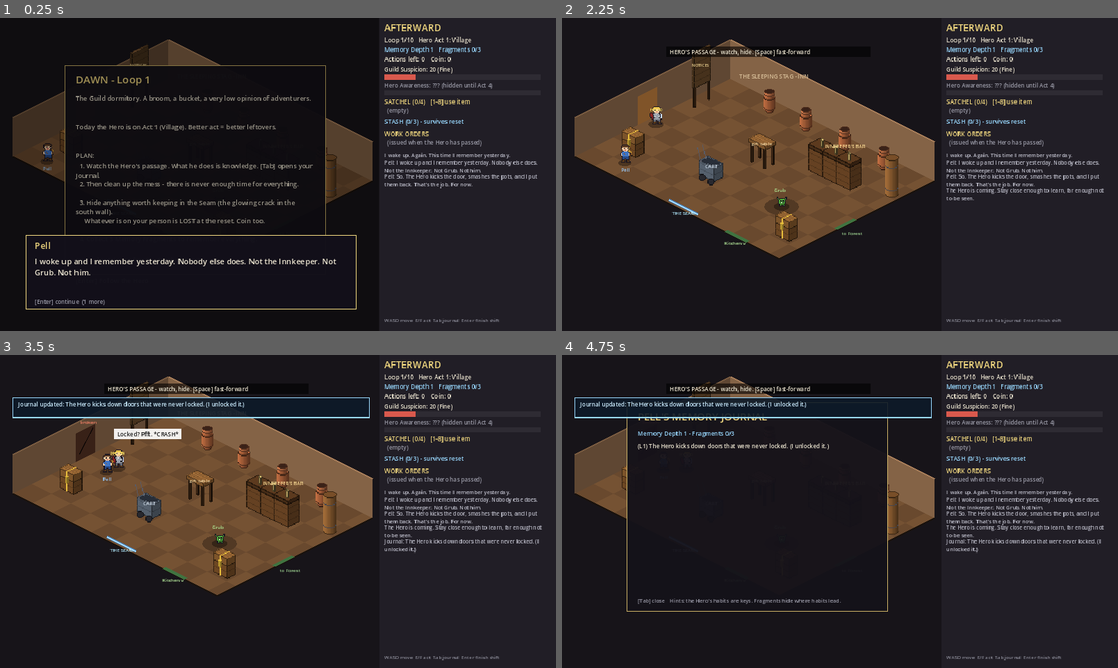
Above: before the commit, frames 1-4 (two rows, left to right).
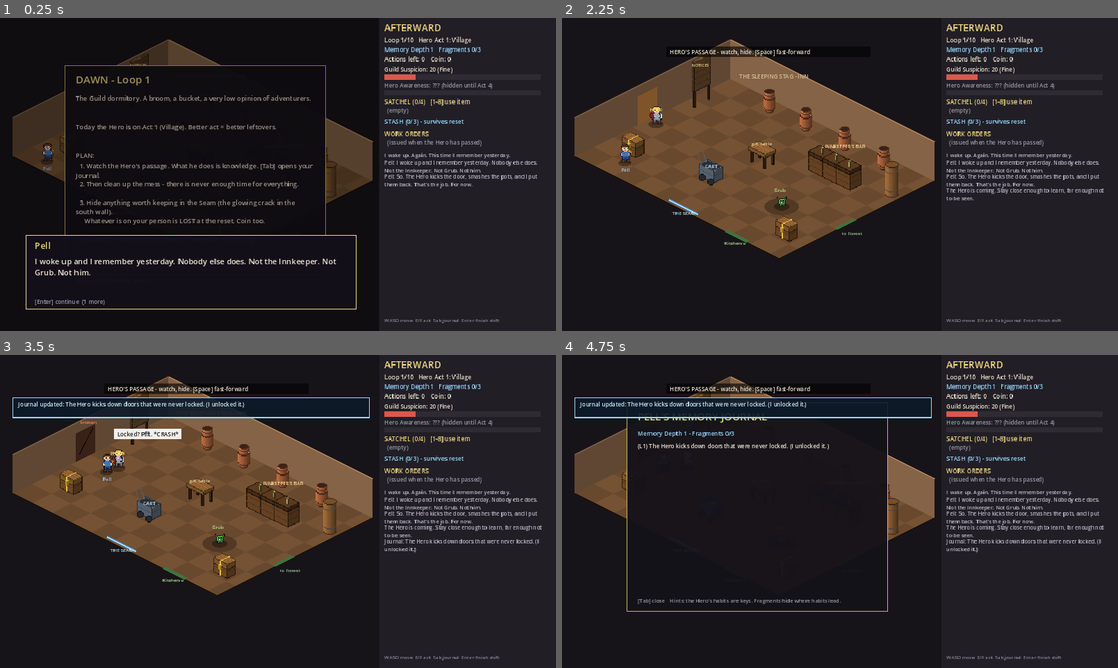
Above: after the commit, the same moments.

Repository: LerkaHalerka/NPC-game
Game: Godot game, scene res://main.tscn
Two runs of this game, one before a commit and one after it. Both use one fixed random seed, a clock stepped at 60 frames per second and the inputs below.
Inputs:
- Up to frame 1 (0.25 s): no input
- Up to frame 2 (2.25 s): tap Enter at 0.5, 2 s; hold D 0.53-1.28 s; tap 1 at 0.6, 1.55, 2.1 s; tap Space at 0.77, 1.25, 1.52 s; tap 8 at 0.8, 1.35 s; hold S 1.28-2.03 s; hold D from 2.03 s (still down)
- Up to frame 3 (3.5 s): tap 8 at 2.3, 2.85 s; release D at 2.78 s; hold W from 2.78 s (still down); tap Space at 3.02 s; tap 1 at 3.05 s
- Up to frame 4 (4.75 s): release W at 3.53 s; hold A from 3.53 s (still down); tap Tab at 3.6 s; tap Space at 3.77, 4.25, 4.52 s; tap 8 at 3.8 s; tap Enter at 4.35 s; tap 1 at 4.55 s

The runs differ from the first frame. In frame 1, 0.1% of the frame differs, in the area x 10-61%, y 8-56%; in frame 2, 1.2%, in the area x 10-61%, y 8-69%; in frame 3, 1.2%; in frame 4, 0.1%.

Commit message:
Lower furniture sprites; add Audition dream and update fragment text to the Casting story
Co-Authored-By: Claude Sonnet 5.5 <noreply@anthropic.com>
Claude-Session: https://claude.ai/code/session_013qnoERB8C8baLYTdigbmcm

Diff:
--- a/scripts/main.gd
+++ b/scripts/main.gd
@@ -69,6 +69,7 @@
 var report: Array = []
 var dream_lines: Array = []
 var bribed: bool = false
+var dream_page: int = 0
 
 # ---- UI state ----
 var menu: String = ""
@@ -500,6 +501,7 @@
 
 func begin_dream() -> void:
 	phase = Phase.DREAM
+	dream_page = 0
 	dream_lines = []
 	dream_lines.append("The world rewinds.")
 	dream_lines.append("")
@@ -530,7 +532,7 @@
 		for t in learned_this_loop:
 			dream_lines.append("  - " + t)
 	dream_lines.append("")
-	dream_lines.append("[Enter] Wake up")
+	dream_lines.append("[Enter] Continue")
 
 
 func finish_dream() -> void:
@@ -549,6 +551,8 @@
 	coin = 0
 	loop_no += 1
 	reset_world()
+	if loop_no == 2:
+		story("Pell", "Same pots. Same door. Same him. Yesterday wasn't a dream - I remember every smash.")
 	if tier() != old_tier:
 		story("Pell", "The Hero's moved on to Act %d: %s. The leftovers will be better. So will the monsters." % [tier(), ACT_NAMES[tier() - 1]])
 	phase = Phase.DAWN
@@ -869,7 +873,7 @@
 				say("Nothing more behind the barrel.")
 			elif journal.has("hero_barrel"):
 				if spend(1):
-					gain_fragment("barrel", "frag_barrel", "Behind the barrel, scratched into the wall in my own handwriting: 'Don't trust the Founder.'")
+					gain_fragment("barrel", "frag_barrel", "Behind the barrel, scratched into the wall in my own handwriting: 'Someone is deciding who plays which part. Watch who gets looked at.'")
 			else:
 				say("A dusty crack. If only I knew why he keeps kicking this thing...")
 		"seam":
@@ -890,7 +894,7 @@
 		story("Grub", "...every morning I wake up on the same spot. And every morning someone tired drags me home.")
 		story("Pell", "He remembers something. Guild charms leave a trace. I should ask again tomorrow, once he's had time to think.")
 	elif journal[("grub_memory")].loop < loop_no and not found.has("grub"):
-		gain_fragment("grub", "frag_grub", "Grub: 'A mad old woman, Wenna, used to count the resets on the wall. Like you.'")
+		gain_fragment("grub", "frag_grub", "Grub: 'A mad old woman, Wenna, says the story offered her a part once. She said no. Now nobody believes her.'")
 	else:
 		story("Grub", "Zzz... five more minutes...")
 
@@ -904,7 +908,7 @@
 			if not spend(1):
 				return
 			satchel.remove_at(i)
-			gain_fragment("letter", "frag_letter", "The Hero's letter: 'Dear Hero, the Cycle was never your fault. Find the one who sweeps.'")
+			gain_fragment("letter", "frag_letter", "The Hero's letter, in a cleaner's handwriting: 'Before you were the Hero, you swept these floors. Your locker is still in the Guild Hall.'")
 		"consumable":
 			satchel.remove_at(i)
 			actions += 1
@@ -968,7 +972,10 @@
 				bribe()
 		Phase.DREAM:
 			if enter:
-				finish_dream()
+				if dream_page == 0:
+					dream_page = 1
+				else:
+					finish_dream()
 		Phase.ENDING:
 			if enter:
 				get_tree().reload_current_scene()
@@ -1168,7 +1175,10 @@
 		Phase.INSPECTION:
 			draw_lines_screen("INSPECTION", report)
 		Phase.DREAM:
-			draw_lines_screen("REBIRTH", dream_lines)
+			if dream_page == 0:
+				draw_lines_screen("REBIRTH", dream_lines)
+			else:
+				draw_audition()
 		Phase.ENDING:
 			draw_ending()
 	if menu == "stash":
@@ -1415,7 +1425,7 @@
 	var block: String = {"counter": "block_counter", "stove": "block_stove", "ktable": "block_ktable", "innkeeper": "block_bar"}.get(o.type, "")
 	if block != "" and sprite(block) != null:
 		if o.type == "innkeeper" and c.distance_to(o.pos) < 30.0:
-			d_sprite("innkeeper", o.pos + Vector2(0, -26), 16.0)  # stands on a stool behind the bar
+			d_sprite("innkeeper", o.pos + Vector2(0, -26), 12.0)  # stands on a stool behind the bar
 		d_sprite(block, c)
 		return
 	match o.type:
@@ -1441,7 +1451,7 @@
 		if o.type == "barrel" and o.state == "kicked":
 			d_line(iso(p + Vector2(30, 24), 0.0), iso(p + Vector2(34, -24), 60.0), Color(0.6, 0.88, 1.0), 4.0)
 		if o.type == "table" and o.state == "gift":
-			d_sprite("item_gift", p, 26.0)
+			d_sprite("item_gift", p, 17.0)
 		return
 	match o.type:
 		"pot":
@@ -1724,6 +1734,59 @@
 	txt(Vector2(r.position.x + 24, r.end.y - 20), "[Esc] close", 13, Color(0.6, 0.6, 0.65))
 
 
+func audition_pull() -> Array:
+	## The Audition: Pell starts under Scenery and drifts toward the part the story is considering.
+	## [card index (0 Hero, 1 Villain, 2 Mentor, 3 Scenery), strength 0..1]
+	var hero_pull: int = lean.compassion + lean.charm
+	var best: int = 3
+	var v: int = 0
+	if lean.defiance > v:
+		best = 1
+		v = lean.defiance
+	if hero_pull > v:
+		best = 0
+		v = hero_pull
+	if lean.control > v:
+		best = 2
+		v = lean.control
+	return [best, clampf(float(v) / 40.0, 0.0, 1.0)]
+
+
+func draw_audition() -> void:
+	var r: Rect2 = overlay("THE AUDITION")
+	var stage: Rect2 = Rect2(r.position + Vector2(20, 64), Vector2(560, 350))
+	box(stage, Color(0.03, 0.03, 0.05), Color(0.35, 0.3, 0.2))
+	var names: Array = ["HERO", "VILLAIN", "MENTOR", "SCENERY"]
+	var pull: Array = audition_pull()
+	var lit: int = pull[0] if pull[1] >= 0.9 else -1
+	var xs: Array = []
+	for i in 4:
+		xs.append(stage.position.x + 75.0 + float(i) * 137.0)
+		var cx: float = xs[i]
+		var card: Rect2 = Rect2(cx - 52.0, stage.position.y + 24.0, 104.0, 64.0)
+		box(card, Color(0.16, 0.14, 0.2), Color(1, 0.88, 0.4) if i == lit else Color(0.4, 0.36, 0.3))
+		txt(Vector2(cx - 38.0, card.position.y + 38.0), names[i], 15, Color(1, 0.9, 0.5) if i == lit else Color(0.75, 0.7, 0.6))
+		d_line(Vector2(cx, card.end.y), Vector2(cx, card.end.y + 30.0), Color(0.4, 0.36, 0.3), 1.0)
+	var sx: float = lerpf(float(xs[3]), float(xs[pull[0]]), float(pull[1]))
+	var floor_y: float = stage.end.y - 50.0
+	d_poly([Vector2(float(xs[3]) - 8.0, stage.position.y + 120.0), Vector2(float(xs[3]) + 8.0, stage.position.y + 120.0), Vector2(sx + 34.0, floor_y + 8.0), Vector2(sx - 34.0, floor_y + 8.0)], Color(1, 1, 0.9, 0.05))
+	var alpha: float = 0.95
+	if loop_no <= 3:
+		alpha = 0.25 + 0.7 * absf(sin(float(Time.get_ticks_msec()) / 140.0))  # the unexplained flicker
+	d_circle(Vector2(sx, floor_y - 44.0), 12.0, Color(0.0, 0.0, 0.0, alpha))
+	d_poly([Vector2(sx - 16.0, floor_y - 30.0), Vector2(sx + 16.0, floor_y - 30.0), Vector2(sx + 20.0, floor_y), Vector2(sx - 20.0, floor_y)], Color(0.0, 0.0, 0.0, alpha))
+	d_line(Vector2(sx - 30.0, floor_y + 4.0), Vector2(sx + 30.0, floor_y + 4.0), Color(0.3, 0.27, 0.2), 2.0)
+	var cap: String
+	if loop_no <= 3:
+		cap = "A silhouette under SCENERY. For one second it flickers. Nobody explains it."
+	elif pull[1] < 0.25:
+		cap = "Still under SCENERY. To the story, a cleaner is background."
+	else:
+		cap = "The silhouette has drifted toward %s." % names[pull[0]]
+	para(Vector2(r.position.x + 24, r.end.y - 52), cap, 550.0, 14, Color(0.8, 0.8, 0.85))
+	txt(Vector2(r.position.x + 24, r.end.y - 20), "[Enter] Wake up", 13, Color(0.6, 0.6, 0.65))
+
+
 func draw_note_menu() -> void:
 	var r: Rect2 = overlay("WRITE A NOTE")
 	var y: float = r.position.y + 90.0
@@ -1756,8 +1819,8 @@
 	var path: String = dominant_lean()
 	var names: Dictionary = {"control": "The Puppet King", "defiance": "The Last Boss", "compassion": "The Kind Hero", "charm": "Happily Ever Afterward"}
 	var blurbs: Dictionary = {
-		"control": "Every quest the Hero takes is one you wrote. You rule from the shadows.",
-		"defiance": "You stopped sweeping. You took the Dark Lord's tower - and his role.",
+		"control": "Every quest the Hero takes is one you wrote. You cast every role from the shadows.",
+		"defiance": "You beat the Hero. The story looks for a new Villain and Pell is already standing in the Tower.",
 		"compassion": "The Hero looked up, saw what he was breaking, and chose mercy.",
 		"charm": "He still looks at you like a stranger. But he stayed for breakfast.",
 	}
--- a/scripts/sprite_data.gd
+++ b/scripts/sprite_data.gd
@@ -2,16 +2,16 @@
 extends RefCounted
 
 const ANCHORS := {
-	"barrel": Vector2(18, 94),
-	"block_bar": Vector2(32, 78),
-	"block_counter": Vector2(28, 78),
-	"block_ktable": Vector2(42, 70),
-	"block_stove": Vector2(34, 156),
-	"board_empty": Vector2(24, 138),
-	"board_note": Vector2(24, 138),
-	"cart": Vector2(34, 86),
-	"chest_closed": Vector2(28, 60),
-	"chest_open": Vector2(28, 84),
+	"barrel": Vector2(18, 78),
+	"block_bar": Vector2(32, 62),
+	"block_counter": Vector2(28, 56),
+	"block_ktable": Vector2(42, 54),
+	"block_stove": Vector2(34, 124),
+	"board_empty": Vector2(24, 118),
+	"board_note": Vector2(24, 118),
+	"cart": Vector2(34, 74),
+	"chest_closed": Vector2(28, 48),
+	"chest_open": Vector2(28, 72),
 	"grub_ok": Vector2(12, 22),
 	"grub_out": Vector2(12, 22),
 	"hero": Vector2(14, 42),
@@ -27,5 +27,5 @@
 	"pell": Vector2(12, 42),
 	"pot_broken": Vector2(22, 20),
 	"pot_full": Vector2(16, 52),
-	"table": Vector2(34, 70),
+	"table": Vector2(34, 52),
 }
Binary file changed: assets/sprites/barrel.png
Binary file changed: assets/sprites/block_bar.png
Binary file changed: assets/sprites/block_counter.png
Binary file changed: assets/sprites/block_ktable.png
Binary file changed: assets/sprites/block_stove.png
Binary file changed: assets/sprites/board_empty.png
Binary file changed: assets/sprites/board_note.png
Binary file changed: assets/sprites/cart.png
Binary file changed: assets/sprites/chest_closed.png
Binary file changed: assets/sprites/chest_open.png
Binary file changed: assets/sprites/table.png
Not shown, changed: README.md
(and 1 more such lines)
